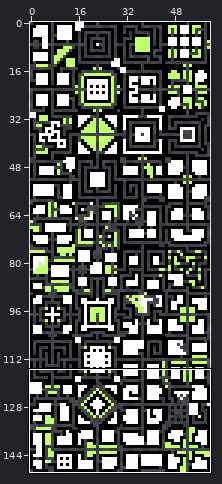
Edited in one commit: sprite sheet (PixelLevel/Sprite/Template/ABack.png). Above, an overview of the earlier version with the close-up marked.
Close-up. First the earlier version:
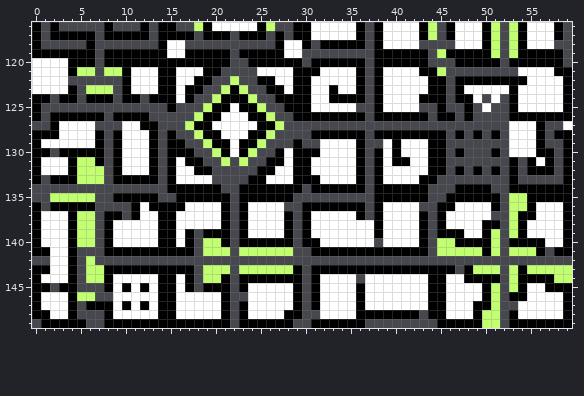
The file is 60x150 pixels. Shown: x 0..59, y 116..149. The commit also changed other parts of the picture, which this record leaves out.
New version:
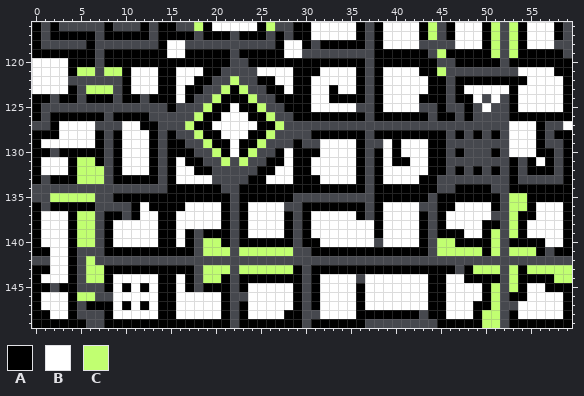
Palette (. is transparent): A #000000  B #ffffff  C #c1ff71
Edits made:
The edit adds colour A in row 120 at x 30, 44 and 59; in row 134 at x 30 and 44; in row 135 at x 14 to 15 and 45; in row 149 at x 0 and 29.
